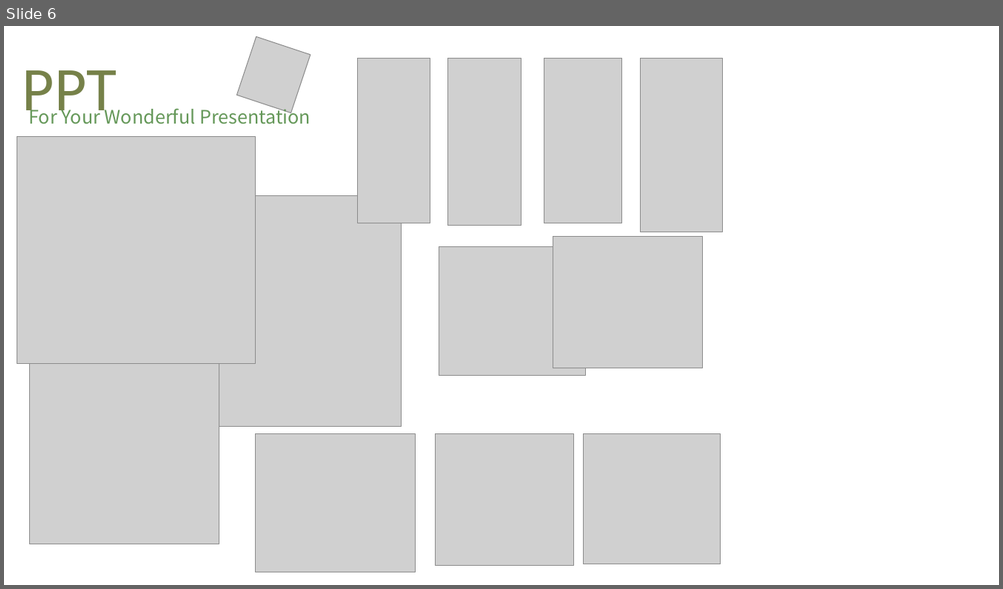
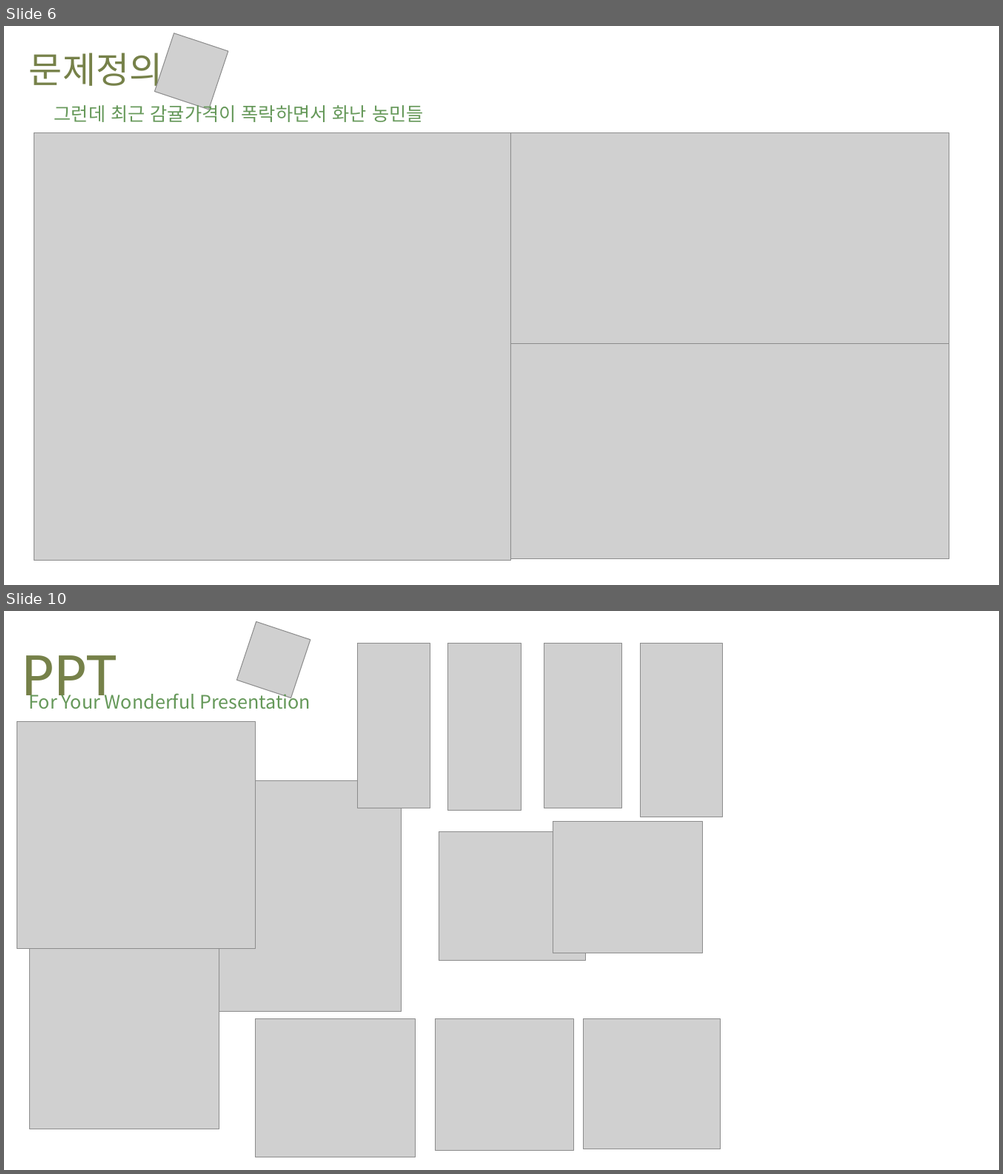
Before and after one commit to Joonyeong97/Jeju_Analysis_Project, a slide deck: ppt/감귤 PPT.pptx. Shown one above the other, each under a label of ours: slide 6 before the commit, slides 6 and 10 after it; the slides between them are not shown. The pictures are 1003x589 and 1003x1174 pixels, drawn with LibreOffice and Linux fonts; fonts in the diff are those of the drawing; grey boxes stand for pictures; background and template pictures are left out. Boxes give left, top, right and bottom in pixels: in the first picture for what was removed or moved away, otherwise in the second. Text is boxed around its words. In the diff, an @@ line names an element or a change of style, - is before the commit and + after.

```diff
--- a/ppt/감귤 PPT.pptx
+++ b/ppt/감귤 PPT.pptx
@@ slide 6 added at bbox=[4, 26, 999, 585], background picture (left out) @@
@@ picture added at bbox=[155, 33, 228, 110] @@
@@ text added at bbox=[29, 53, 162, 92], 35 pt, text #768149 @@
+문제정의
@@ text added at bbox=[54, 101, 424, 122], 18 pt, text #659859 @@
+그런데 최근 감귤가격이 폭락하면서 화난 농민들
@@ picture added at bbox=[34, 133, 512, 561] @@
@@ picture added at bbox=[511, 133, 948, 344] @@
@@ picture added at bbox=[511, 344, 948, 560] @@
@@ what was slide 6 is now slide 10 @@
```
Also in this commit, not shown: 3 slides changed, 5 other slides added, 2 slides removed.
